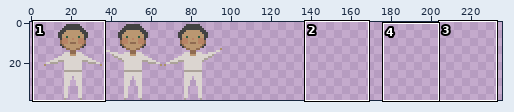
A sprite sheet gets an edit: webroot/game2/assets/images/rain_dance_player_sprite.png. Above: a wide view before the commit, with the close-up outlined.
Close-up. Before the edit:
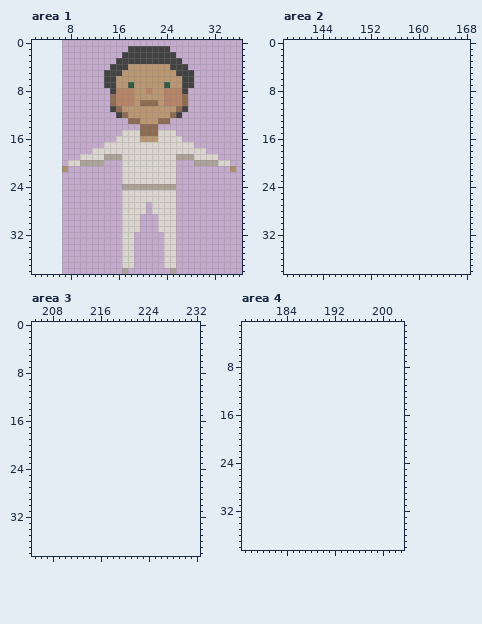
The file is 360x160 pixels, drawn in blocks of 4x4; one block is one cell here. Shown: area 1: x 2..36, y 0..38; area 2: x 138..168, y 0..38; area 3: x 205..232, y 0..38; area 4: x 177..203, y 1..38. The old version is drawn lined up with the new one, on the new canvas. The wide view leaves out empty margins. The commit also changed other parts of the picture, which this record leaves out.
The same view after the edit:
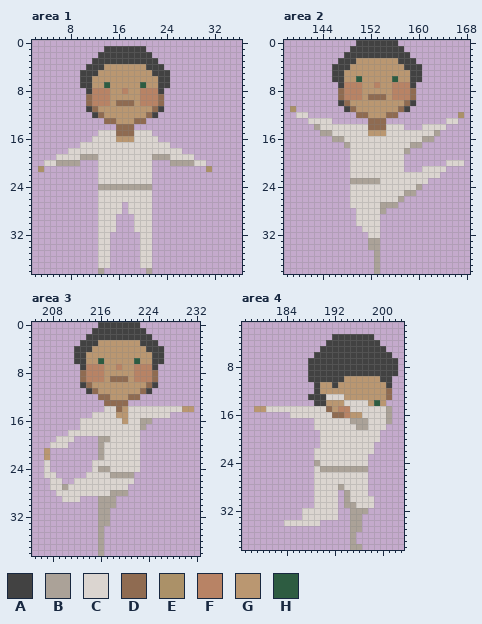
Palette (. is transparent): A #424242  B #aba298  C #dbd5d0  D #8f6b51  E #ab9168  F #b88365  G #ba9771  H #2d5c41
What changed:
canvas 90x40 -> 238x39, the old top-left corner now at 7,0 (the part of the old canvas that was cut away was empty and is not shown)
Changed rows in their new state; - is an unchanged pixel.
Area 1:
first column x 3:
 1 -----------AAAA---....-----------
 2 ----------AAAA-----....----------
 3 ---------AAAA-------....---------
 4 --------AAAGGGG---AAA....--------
 5 -------AAAGGGG-----AAA....-------
 6 -------AAGGGG-------AA....-------
 7 -------AAGGHG--G-H--AA....-------
 8 --------AFFFGG-G-F-FA....--------
 9 --------DFFFGGGG-FFFD....--------
10 --------DFFFGDDD-FFFD....--------
11 --------ADGGGG-----DA....--------
12 ---------ADGGGG---DA....---------
13 -----------DDGGG-D....-----------
14 -------------DDD-...-------------
15 ----------CCCDDD-CC....----------
16 ---------CCCCGGG-CCC....---------
17 -------CCCC-----------....-------
18 -----CCCC---------------....-----
19 ---CCCCBBB-CCC-----BBB-CCC....---
20 -CCBBBB...CCCC-----...BBBBCC....-
21 E---.-----CCCC-----....-----E---.
22 ----------CCCC-----....----------
23 ----------CCCC-----....----------
24 ----------BBBB-----....----------
25 ----------CCCC-----....----------
26 ----------CCCC-----....----------
27 ----------CCCC.---C....----------
28 ----------CCCC.---C....----------
29 ----------CCC-..-CC-...----------
30 ----------CCC-..-CC-...----------
31 ----------CCC-..-CC-...----------
32 ----------CC--..-CC--..----------
33 ----------CC--..-CC--..----------
34 ----------CC--..-CC--..----------
35 ----------CC--..-CC--..----------
36 ----------CC--..-CC--..----------
37 ----------CC--..-CC--..----------
38 ----------B---.---B---.----------
Area 2:
first column x 139:
 0 -----------AAAAAAA-----------
 1 ----------AAAAAAAAA----------
 2 ---------AAAAAAAAAAA---------
 3 --------AAAGGGGGGGAAA--------
 4 -------AAAGGGGGGGGGAAA-------
 5 -------AAGGGGGGGGGGGAA-------
 6 -------AAGGHGGGGGHGGAA-------
 7 --------AFFFGGFGGFFFA--------
 8 --------DFFFGGGGGFFFD--------
 9 --------DFFFGDDDGFFFD--------
10 --------ADGGGGGGGGGDA--------
11 E--------ADGGGGGGGDA---------
12 -CC--------DDGGGDD----------E
13 ---CCCC------DDD----------CC-
14 ----BCCCCCCCCDDDCCC---CCCC---
15 -----BBCCCCCCGGGCCCCCCCCB----
16 -------BBCCCCCCCCCCCCCBB-----
17 ---------BCCCCCCCCCCBB-------
18 ----------CCCCCCCCCB---------
19 ----------CCCCCCCCC----------
20 ----------CCCCCCCCC-------CCC
21 ----------CCCCCCCCC---CCCC---
22 ----------CCCCCCCCCCCCCCC----
23 ----------BBBBBCCCCCCCC------
24 ----------CCCCCCCCCCCB-------
25 ----------CCCCCCCCCBB--------
26 ----------CCCCCCCCB----------
27 ----------CCCCCBBB-----------
28 -----------CCCCB-------------
29 -----------CCCC--------------
30 -----------CCCC--------------
31 ------------CCC--------------
32 -------------CC--------------
33 -------------BB--------------
34 -------------BB--------------
35 --------------B--------------
36 --------------B--------------
37 --------------B--------------
38 --------------B--------------
Area 3:
first column x 207:
 0 ---------AAAAAAA---------
 1 --------AAAAAAAAA--------
 2 -------AAAAAAAAAAA-------
 3 ------AAAGGGGGGGAAA------
 4 -----AAAGGGGGGGGGAAA-----
 5 -----AAGGGGGGGGGGGAA-----
 6 -----AAGGHGGGGGHGGAA-----
 7 ------AFFFGGFGGFFFA------
 8 ------DFFFGGGGGFFFD------
 9 ------DFFFGDDDGFFFD------
10 ------ADGGGGGGGGGDA------
11 -------ADGGGGGGGDA-------
12 ---------DDGGGDD---------
13 ----------DDDD-----------
14 ----------CCDGCCCCCCCCCGG
15 --------CCCCGGCCCCCCC----
16 ------CCCCCCCGCCBB-------
17 ------CCCCCCCCCCB--------
18 ----CCCCCCCCCCCC---------
19 --CCC----BBCCCCC---------
20 -CCC-----BCCCCCC---------
21 G--------BCCCCCC---------
22 G--------BCCCCCC---------
23 C-------CCCCCCCC---------
24 C-------CBBCCCCC---------
25 CC-----CCCCBBBB----------
26 -CC--CCCCCCCCCC----------
27 -CCBCCCCCCCCCC-----------
28 --CCCCCCCCCBBB-----------
29 ---CCC---BBB-------------
30 ---------BBB-------------
31 ---------BB--------------
32 ---------BB--------------
33 ---------BB--------------
34 ---------B---------------
35 ---------B---------------
36 ---------B---------------
37 ---------B---------------
38 ---------B---------------
Area 4:
first column x 179:
 3 -------------AAAAAAA----
 4 ------------AAAAAAAAA---
 5 -----------AAAAAAAAAAA--
 6 ----------AAAAAAAAAAAAA-
 7 ---------AAAAAAAAAAAAAAA
 8 ---------AAAAAAAAAAAAAAA
 9 ---------AAAAAAAAAAAAAAA
10 ---------AAAAAAGGGGGGAA-
11 ----------AGGAGGGGGGGGA-
12 ----------AGGGGGGGGGGGD-
13 ---------AAACCCGGGGGGGD-
14 ----------AAGGGCCCCGHG--
15 GGCCCCCCCCCCDGFFCCCCCCB-
16 ------CCCCCCCDDFGGCCCCB-
17 ----------CCCCCCBBBCCCB-
18 ----------CCCCCCCBBCCC--
19 -----------CCCCCCCCCC---
20 -----------CCCCCCCCCC---
21 -----------CCCCCCCCC----
22 ----------CCCCCCCCCC----
23 ----------CCCCCCCCC-----
24 ----------BCCCCCCCC-----
25 ----------CBBBBBBBB-----
26 ----------CCCCCCCCC-----
27 ----------CCCCCCCCC-----
28 ----------CCCCBCCCC-----
29 ----------CCCC-BCCC-----
30 ----------CCCC-BCCCC----
31 ----------CCCC-BBCCC----
32 --------CCCCCC--BBB-----
33 --------CCCCCC--BB------
34 -----CCCCCC-----BB------
35 ----------------BB------
36 ----------------B-------
37 ----------------B-------
38 ----------------BB------
Boxes around the changes in both close-ups, in picture pixels (x1, y1, x2, y2):
changed: (38, 46, 236, 274)
added: (290, 40, 464, 274)
added: (44, 322, 194, 556)
added: (254, 334, 398, 550)
